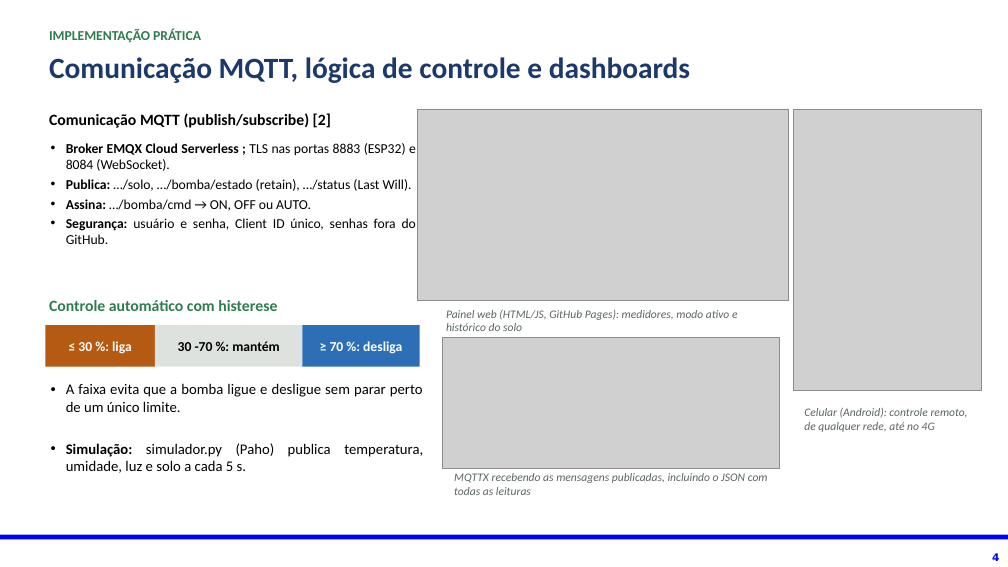
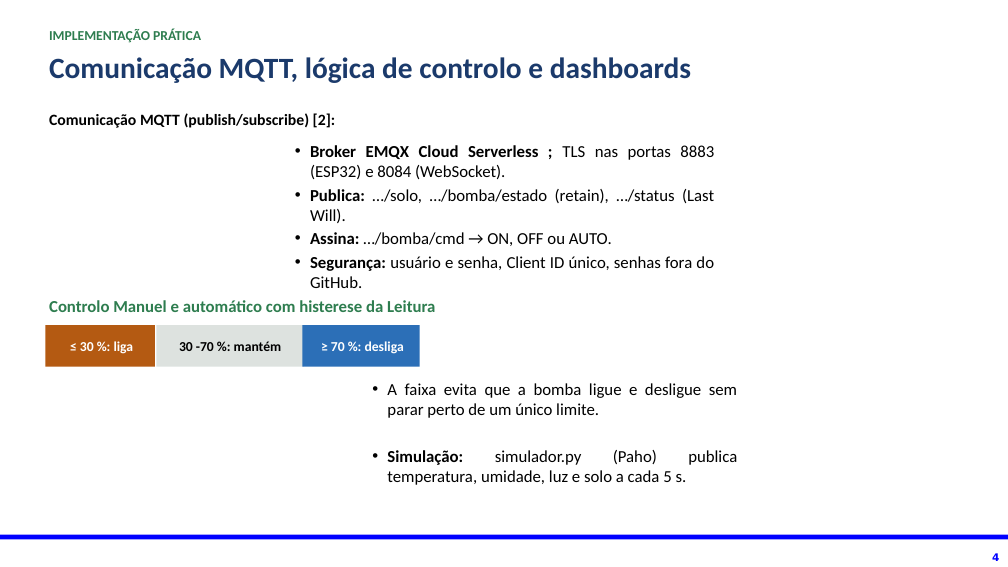
Before and after one commit to DianaJCM/TP546-Diana_1000-Batende_69, a slide deck: slide 4 of Trabalho_Final/Trabalho_Final_Io_Batende_Diana.pptx. Drawn at 1008x567 pixels with LibreOffice and Linux fonts; fonts in the diff are those of the drawing; grey boxes stand for pictures; background and template pictures are left out. Boxes give left, top, right and bottom in pixels: in the first picture for what was removed or moved away, otherwise in the second. Text is boxed around its words. In the diff, an @@ line names an element or a change of style, - is before the commit and + after.

```diff
--- a/Trabalho_Final/Trabalho_Final_Io_Batende_Diana.pptx
+++ b/Trabalho_Final/Trabalho_Final_Io_Batende_Diana.pptx
@@ text at box(49, 57, 691, 83): text changed @@
-Comunicação MQTT, lógica de controle e dashboards
+Comunicação MQTT, lógica de controlo e dashboards
@@ text at box(49, 113, 335, 128): text changed @@
-Comunicação MQTT (publish/subscribe) [2]
+Comunicação MQTT (publish/subscribe) [2]:
@@ picture removed at box(417, 109, 789, 301) @@
@@ picture removed at box(794, 110, 982, 391) @@
@@ text "Broker EMQX Cloud Serverless ; ...": place and size @@
-text "Broker EMQX Cloud Serverless ; ..." at box(66, 143, 416, 244)
+text "Broker EMQX Cloud Serverless ; ..." at box(310, 145, 714, 288)
@@ text "Broker EMQX Cloud Serverless ; ..." at box(310, 145, 714, 288): size 13 to 16 pt @@
@@ text at box(49, 300, 435, 312): text changed; size 15 to 16 pt @@
-Controle automático com histerese
+Controlo Manuel e automático com histerese da Leitura
@@ text removed at box(446, 310, 738, 331) @@
-Painel web (HTML/JS, GitHub Pages): medidores, modo ativo e histórico do solo
@@ picture removed at box(442, 337, 779, 468) @@
@@ text "A faixa evita que a ...": place and size @@
-text "A faixa evita que a ..." at box(66, 383, 423, 473)
+text "A faixa evita que a ..." at box(387, 383, 737, 485)
@@ text "A faixa evita que a ..." at box(387, 383, 737, 485): size 14 to 16 pt @@
@@ text removed at box(804, 408, 968, 432) @@
-Celular (Android): controle remoto, de qualquer rede, até no 4G
@@ text removed at box(454, 473, 768, 495) @@
-MQTTX recebendo as mensagens publicadas, incluindo o JSON com todas as leituras
```
Also in this commit, not shown: 2 other slides changed, 2 slides added, 1 other file.
